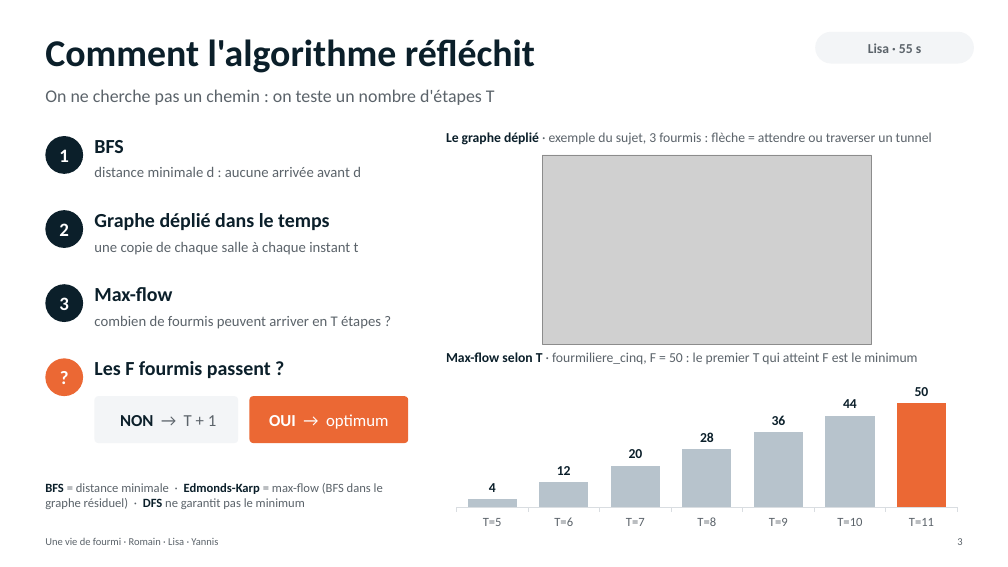
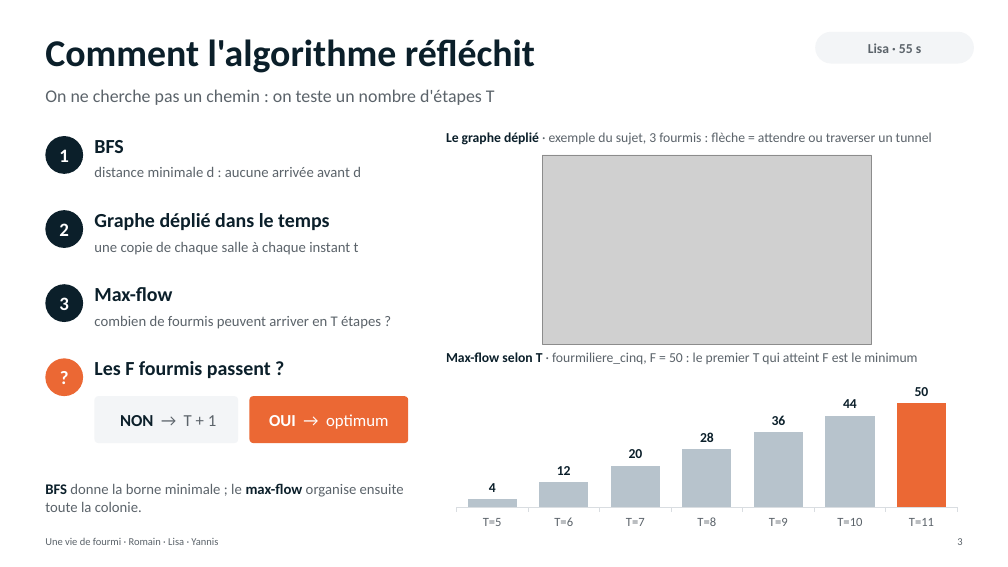
Before and after one commit to RomainJazzar/uneviedefourmi, a slide deck: slide 3 of docs/Presentation_Une_vie_de_fourmi_Romain_Lisa_Yannis.pptx. Drawn at 1008x567 pixels with LibreOffice and Linux fonts; fonts in the diff are those of the drawing; grey boxes stand for pictures. Boxes give left, top, right and bottom in pixels: in the first picture for what was removed or moved away, otherwise in the second. Text is boxed around its words. In the diff, an @@ line names an element or a change of style, - is before the commit and + after.

```diff
--- a/docs/Presentation_Une_vie_de_fourmi_Romain_Lisa_Yannis.pptx
+++ b/docs/Presentation_Une_vie_de_fourmi_Romain_Lisa_Yannis.pptx
@@ text at bbox=[45, 483, 404, 512]: text changed; size 12 to 14 pt @@
-BFS = distance minimale · Edmonds-Karp = max-flow (BFS dans le graphe résiduel) · DFS ne garantit pas le minimum
+BFS donne la borne minimale ; le max-flow organise ensuite toute la colonie.
```
Also in this commit, not shown: 10 other slides changed, 1 slide added, 10 other files.
